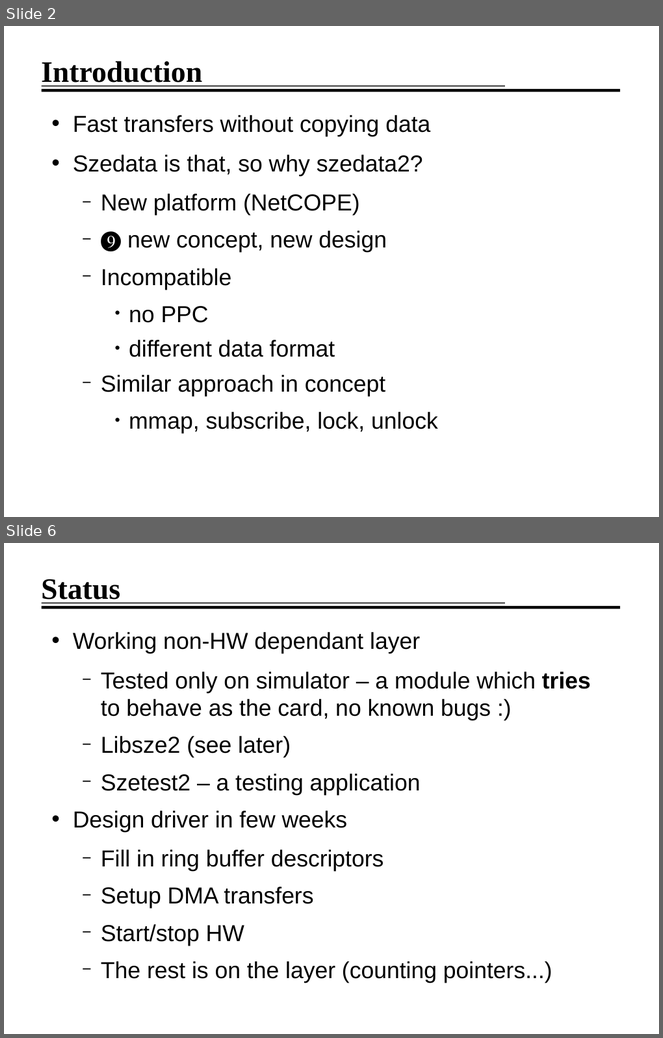
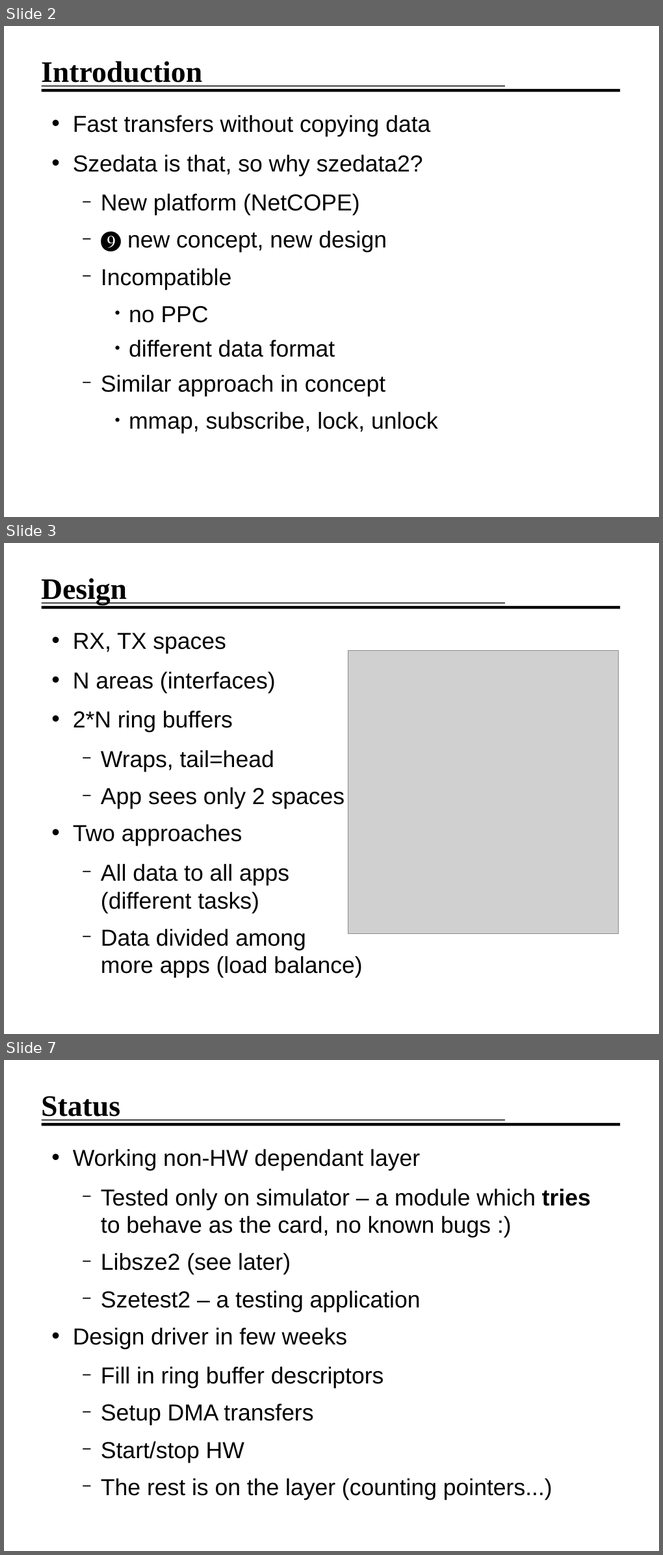
Before and after one commit to jirislaby/writings, a slide deck: presentation/seminar.odp. Shown one above the other, each under a label of ours: slides 2 and 6 before the commit, slides 2, 3 and 7 after it; the slides between them are not shown. The pictures are 663x1038 and 663x1555 pixels, drawn with LibreOffice and Linux fonts; fonts in the diff are those of the drawing; grey boxes stand for pictures; background and template pictures are left out. Boxes give left, top, right and bottom in pixels: in the first picture for what was removed or moved away, otherwise in the second. Text is boxed around its words. In the diff, an @@ line names an element or a change of style, - is before the commit and + after.

Commit message:
divide open use case into open, subscribe and start

```diff
--- a/presentation/seminar.odp
+++ b/presentation/seminar.odp
@@ slide 3 added at [4,543,659,1034], background #FFFFFF; not listed: 2 template elements that a slide beside it also shows @@
@@ title added at [41,578,127,605], 36 pt, text #000000, bold @@
+Design
@@ text added at [73,633,362,979], 28 pt, text #000000 @@
+• RX, TX spaces
+• N areas (interfaces)
+• 2*N ring buffers
+  − Wraps, tail=head
+  − App sees only 2 spaces
+• Two approaches
+  − All data to all apps
+    (different tasks)
+  − Data divided among
+    more apps (load balance)
@@ picture added at [348,651,619,934] @@
@@ what was slide 6 is now slide 7 @@
```
Also in this commit, not shown: 3 slides changed, 2 other files.
